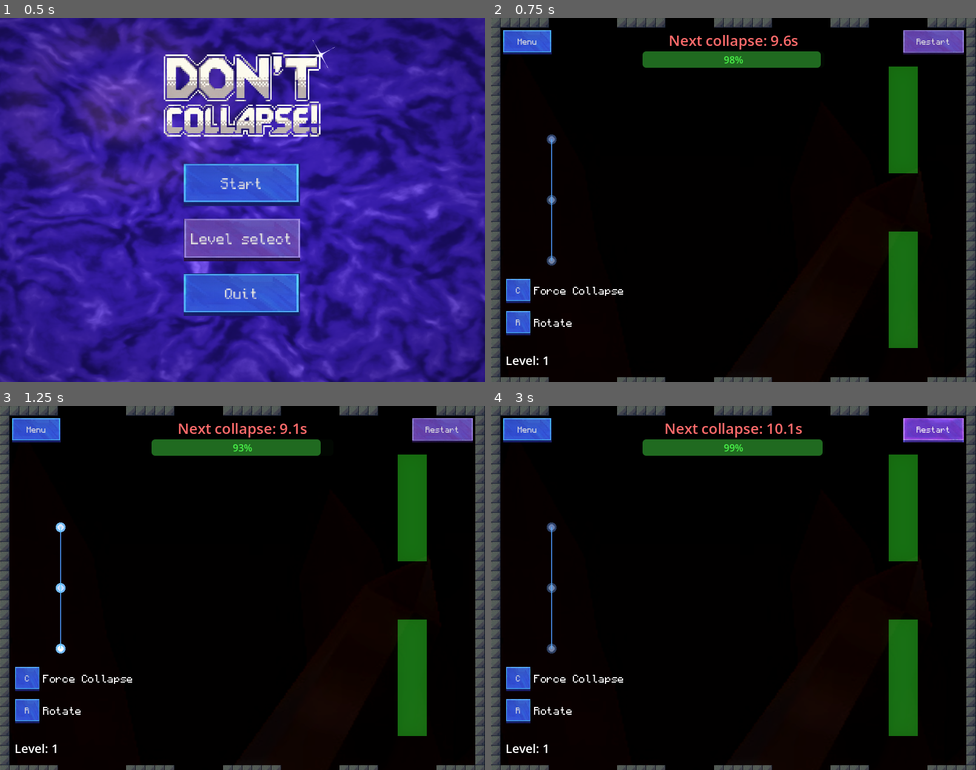
Above: before the commit, frames 1-4 (two rows, left to right).
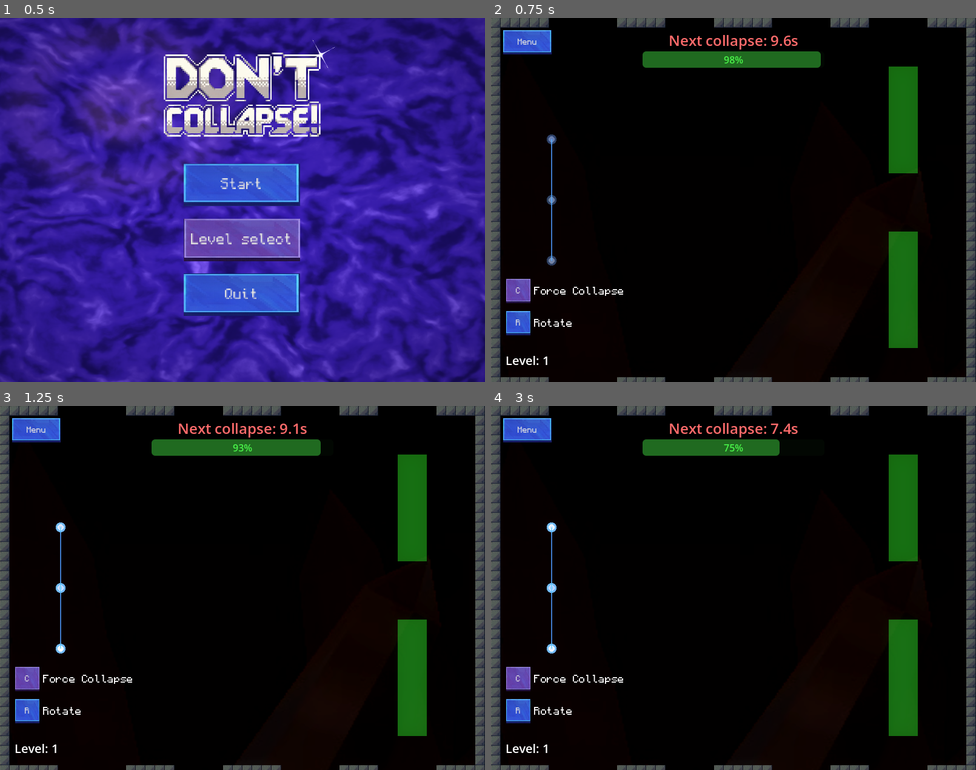
Above: after the commit, the same moments.

Repository: magnoint13/brinqo-2026
Game: Godot game, scene res://ui/MainMenu.tscn
The game is run twice, just before and just after one commit, with the same random seed, the same clock (stepped at 60 frames per second) and the same inputs. Sound files missing from this copy of the repository are replaced by a short silence.
Inputs (mouse positions are in pixels of both pictures, inside the frame that each line leads up to):
- Up to frame 1 (0.5 s): no input
- Up to frame 2 (0.75 s): click "Start" at 0.5 s
- Up to frame 3 (1.25 s): no input
- Up to frame 4 (3 s): click (932, 431) at 1.25 s, where only the run before the commit has a clickable "Restart"; click (932, 431) at 2 s, where only the run before the commit has a clickable "Restart"; click (932, 431) at 2.75 s, where only the run before the commit has a clickable "Restart"

Frame 1 is identical in both runs. In frame 2, 1.2% of the frame differs, in the area x 3-98%, y 3-79%; in frame 3, 1.2%; in frame 4, 2.2%.

Commit message:
Added pause menu as a different scene

Diff:
--- a/ui/HUD.gd
+++ b/ui/HUD.gd
@@ -2,14 +2,14 @@
 
 @onready var timer_label = $UI/TimerLabel
 @onready var status_label = $UI/StatusLabel
-@onready var restart_button = $UI/RestartButton
+#@onready var restart_button = $UI/RestartButton
 @onready var menu_button = $UI/MenuButton
 @onready var progress_bar = $UI/CollapseProgressBar
 @onready var pause_menu = $UI/PauseMenu
-@onready var resume_button = $UI/PauseMenu/CenterContainer/VBoxContainer/ResumeButton
-@onready var pause_restart_button = $UI/PauseMenu/CenterContainer/VBoxContainer/RestartButton2
-@onready var level_select_button = $UI/PauseMenu/CenterContainer/VBoxContainer/LevelSelectButton
-@onready var main_menu_button = $UI/PauseMenu/CenterContainer/VBoxContainer/MainMenuButton
+@onready var resume_button = $UI/PauseMenu/ResumeButton
+@onready var pause_restart_button = $UI/PauseMenu/RestartButton
+@onready var level_select_button = $UI/PauseMenu/LevelSelectButton
+@onready var main_menu_button = $UI/PauseMenu/MainMenuButton
 @onready var rotate_button = $UI/RotateContainer/RotateButton
 @onready var collapse_button = $UI/CollapseContainer/CollapseButton
 var rotate_button_original_style: StyleBox = null
@@ -20,7 +20,7 @@
 var can_pause: bool = true  # Prevent pausing when game is over
 
 func _ready():
-	restart_button.pressed.connect(_on_restart_pressed)
+	#restart_button.pressed.connect(_on_restart_pressed)
 	menu_button.pressed.connect(_on_menu_pressed)
 	resume_button.pressed.connect(_on_resume_pressed)
 	pause_restart_button.pressed.connect(_on_pause_restart_pressed)
--- a/ui/HUD.tscn
+++ b/ui/HUD.tscn
@@ -1,9 +1,10 @@
 [gd_scene format=3 uid="uid://hud001"]
 
-[ext_resource type="Script" uid="uid://canll4uclodku" path="res://ui/HUD.gd" id="1_hud"]
+[ext_resource type="Script" uid="uid://21nrx2ddicn7" path="res://ui/HUD.gd" id="1_hud"]
 [ext_resource type="Theme" uid="uid://d4m4ag7b1ij46" path="res://resources/Default.tres" id="2_jd13s"]
 [ext_resource type="Theme" uid="uid://h1h8pvvenlnw" path="res://resources/Default2.tres" id="3_wxbmk"]
 [ext_resource type="FontFile" uid="uid://x3fb15mhp08b" path="res://resources/minecraft_font.ttf" id="4_wxbmk"]
+[ext_resource type="PackedScene" uid="uid://djof7vib23it1" path="res://ui/PauseMenu.tscn" id="5_pausemenu"]
 
 [node name="HUD" type="CanvasLayer" unique_id=258169263]
 process_mode = 3
@@ -71,19 +72,6 @@
 theme_override_font_sizes/font_size = 18
 horizontal_alignment = 1
 
-[node name="RestartButton" type="Button" parent="UI" unique_id=980874630]
-layout_mode = 1
-anchors_preset = 1
-anchor_left = 1.0
-anchor_right = 1.0
-offset_left = -120.0
-offset_top = 20.0
-offset_right = -20.0
-offset_bottom = 60.0
-grow_horizontal = 0
-theme = ExtResource("3_wxbmk")
-text = "Restart"
-
 [node name="MenuButton" type="Button" parent="UI" unique_id=1003777254]
 layout_mode = 1
 offset_left = 20.0
@@ -127,7 +115,7 @@
 [node name="CollapseButton" type="Button" parent="UI/CollapseContainer" unique_id=1017862074]
 custom_minimum_size = Vector2(40, 40)
 layout_mode = 2
-theme = ExtResource("2_jd13s")
+theme = ExtResource("3_wxbmk")
 text = "C"
 
 [node name="RichTextLabel" type="RichTextLabel" parent="UI/CollapseContainer" unique_id=1023178081]
@@ -138,55 +126,6 @@
 scroll_active = false
 vertical_alignment = 1
 
-[node name="PauseMenu" type="Control" parent="UI" unique_id=1274209340]
-process_mode = 3
+[node name="PauseMenu" parent="UI" unique_id=275002152 instance=ExtResource("5_pausemenu")]
 visible = false
 layout_mode = 1
-anchors_preset = 15
-anchor_right = 1.0
-anchor_bottom = 1.0
-grow_horizontal = 2
-grow_vertical = 2
-
-[node name="Background" type="ColorRect" parent="UI/PauseMenu" unique_id=1582877499]
-layout_mode = 1
-anchors_preset = 15
-anchor_right = 1.0
-anchor_bottom = 1.0
-grow_horizontal = 2
-grow_vertical = 2
-color = Color(0, 0, 0, 0.7)
-
-[node name="CenterContainer" type="CenterContainer" parent="UI/PauseMenu" unique_id=487555805]
-layout_mode = 1
-anchors_preset = 15
-anchor_right = 1.0
-anchor_bottom = 1.0
-grow_horizontal = 2
-grow_vertical = 2
-
-[node name="VBoxContainer" type="VBoxContainer" parent="UI/PauseMenu/CenterContainer" unique_id=2089552206]
-layout_mode = 2
-theme_override_constants/separation = 20
-
-[node name="PauseTitle" type="Label" parent="UI/PauseMenu/CenterContainer/VBoxContainer" unique_id=1391093757]
-layout_mode = 2
-theme_override_font_sizes/font_size = 36
-text = "PAUSED"
-horizontal_alignment = 1
-
-[node name="ResumeButton" type="Button" parent="UI/PauseMenu/CenterContainer/VBoxContainer" unique_id=1465736085]
-layout_mode = 2
-text = "Resume"
-
-[node name="RestartButton2" type="Button" parent="UI/PauseMenu/CenterContainer/VBoxContainer" unique_id=285979350]
-layout_mode = 2
-text = "Restart Level"
-
-[node name="LevelSelectButton" type="Button" parent="UI/PauseMenu/CenterContainer/VBoxContainer" unique_id=1968524240]
-layout_mode = 2
-text = "Level Select"
-
-[node name="MainMenuButton" type="Button" parent="UI/PauseMenu/CenterContainer/VBoxContainer" unique_id=1899080719]
-layout_mode = 2
-text = "Main Menu"
--- /dev/null
+++ b/ui/PauseMenu.tscn
@@ -0,0 +1,119 @@
+[gd_scene format=3 uid="uid://djof7vib23it1"]
+
+[ext_resource type="Theme" uid="uid://d4m4ag7b1ij46" path="res://resources/Default.tres" id="1_theme"]
+[ext_resource type="Theme" uid="uid://h1h8pvvenlnw" path="res://resources/Default2.tres" id="2_theme2"]
+
+[node name="PauseMenu" type="Control" unique_id=629610271]
+process_mode = 3
+layout_mode = 3
+anchors_preset = 15
+anchor_right = 1.0
+anchor_bottom = 1.0
+grow_horizontal = 2
+grow_vertical = 2
+
+[node name="Background" type="ColorRect" parent="." unique_id=1223035694]
+layout_mode = 1
+anchors_preset = 15
+anchor_right = 1.0
+anchor_bottom = 1.0
+grow_horizontal = 2
+grow_vertical = 2
+color = Color(0, 0, 0, 0.7)
+
+[node name="CenterContainer" type="CenterContainer" parent="." unique_id=435740250]
+layout_mode = 1
+anchors_preset = 15
+anchor_right = 1.0
+anchor_bottom = 1.0
+grow_horizontal = 2
+grow_vertical = 2
+
+[node name="VBoxContainer" type="VBoxContainer" parent="." unique_id=778996067]
+layout_mode = 1
+anchors_preset = 15
+anchor_right = 1.0
+anchor_bottom = 1.0
+grow_horizontal = 2
+grow_vertical = 2
+theme_override_constants/separation = 20
+
+[node name="PauseTitle" type="Label" parent="." unique_id=2093312422]
+layout_mode = 1
+anchors_preset = 15
+anchor_right = 1.0
+anchor_bottom = 1.0
+offset_left = 2.0
+offset_top = -164.0
+offset_right = 2.0
+offset_bottom = -164.0
+grow_horizontal = 2
+grow_vertical = 2
+theme_override_font_sizes/font_size = 36
+text = "PAUSED"
+horizontal_alignment = 1
+vertical_alignment = 1
+
+[node name="ResumeButton" type="Button" parent="." unique_id=1042900176]
+layout_mode = 1
+anchors_preset = 8
+anchor_left = 0.5
+anchor_top = 0.5
+anchor_right = 0.5
+anchor_bottom = 0.5
+offset_left = -80.0
+offset_top = -30.0
+offset_right = 80.0
+offset_bottom = 10.0
+grow_horizontal = 2
+grow_vertical = 2
+theme = ExtResource("1_theme")
+text = "Resume"
+
+[node name="RestartButton" type="Button" parent="." unique_id=1345967247]
+layout_mode = 1
+anchors_preset = 8
+anchor_left = 0.5
+anchor_top = 0.5
+anchor_right = 0.5
+anchor_bottom = 0.5
+offset_left = -80.0
+offset_top = 25.0
+offset_right = 80.0
+offset_bottom = 65.0
+grow_horizontal = 2
+grow_vertical = 2
+theme = ExtResource("1_theme")
+text = "Restart Level"
+
+[node name="LevelSelectButton" type="Button" parent="." unique_id=1010783336]
+layout_mode = 1
+anchors_preset = 8
+anchor_left = 0.5
+anchor_top = 0.5
+anchor_right = 0.5
+anchor_bottom = 0.5
+offset_left = -80.0
+offset_top = 80.0
+offset_right = 80.0
+offset_bottom = 120.0
+grow_horizontal = 2
+grow_vertical = 2
+theme = ExtResource("2_theme2")
+text = "Level Select"
+
+[node name="MainMenuButton" type="Button" parent="." unique_id=1407791570]
+layout_mode = 1
+anchors_preset = 8
+anchor_left = 0.5
+anchor_top = 0.5
+anchor_right = 0.5
+anchor_bottom = 0.5
+offset_left = -80.0
+offset_top = 135.0
+offset_right = 80.0
+offset_bottom = 175.0
+grow_horizontal = 2
+grow_vertical = 2
+theme = ExtResource("1_theme")
+text = "Main Menu"
